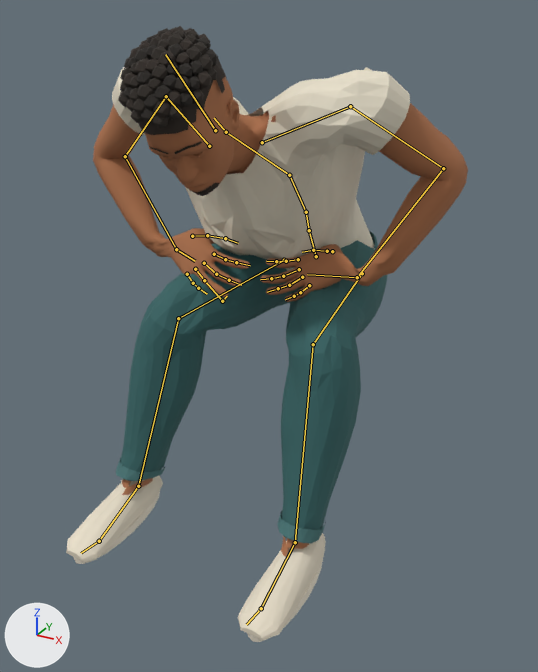
A saved change to the Blender file assets-src/reference-character/reference_character.blend.
Both versions are drawn from a camera (50 mm lens) standing at (0.765, -1.655, 1.247) and looking at (0.028, -0.316, 0.577). Lighting does not change. The marker at lower left points along +X, +Y and +Z. The first picture is the older version. Both versions are drawn at frame 17 of the action 'SitExit'; the numbers are the values there. The bones that bend it are drawn over the model as lines.

In view in the first picture: 'Reference_Character'.
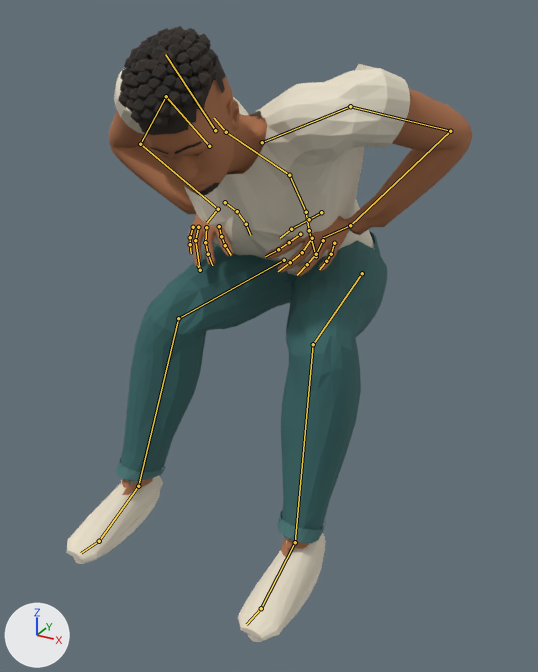
The change in detail:
Bone 'mixamorig:LeftArm' (bone_mixamorig_leftarm) turns from (64, 9, 1) to (52, 21, -7) degrees about its own x, y and z.
Bone 'mixamorig:LeftForeArm' (bone_mixamorig_leftforearm) turns from (45, -22, 14) to (66, -14, 20) degrees about its own x, y and z.
Bone 'mixamorig:LeftHand' (bone_mixamorig_lefthand) turns from (42, 53, 98) to (-90, 60, -47) degrees about its own x, y and z.
Bone 'mixamorig:RightArm' (bone_mixamorig_rightarm) turns from (55, 13, -29) to (55, 2, -22) degrees about its own x, y and z.
Bone 'mixamorig:RightForeArm' (bone_mixamorig_rightforearm) turns from (53, 19, -9) to (75, 11, -18) degrees about its own x, y and z.
Bone 'mixamorig:RightHand' (bone_mixamorig_righthand) turns from (13, -49, -48) to (-79, -49, 63) degrees about its own x, y and z.

Boxes (x1, y1, x2, y2) around the edits, measured in the pictures (538 x 672 px):
'Reference_Character', posed
    before: (66, 26, 468, 642)
    after: (66, 26, 472, 642)
bone 'mixamorig:LeftArm', root to tip
    before: (350, 106) to (443, 168)
    after: (350, 106) to (450, 131)
bone 'mixamorig:LeftForeArm', root to tip
    before: (443, 168) to (357, 277)
    after: (450, 131) to (350, 225)
bone 'mixamorig:LeftHand', root to tip
    before: (357, 277) to (307, 274)
    after: (350, 225) to (322, 238)
bone 'mixamorig:RightArm', root to tip
    before: (166, 96) to (125, 156)
    after: (166, 96) to (140, 144)
bone 'mixamorig:RightForeArm', root to tip
    before: (125, 156) to (176, 249)
    after: (140, 144) to (218, 209)
bone 'mixamorig:RightHand', root to tip
    before: (176, 249) to (195, 261)
    after: (218, 209) to (207, 222)
